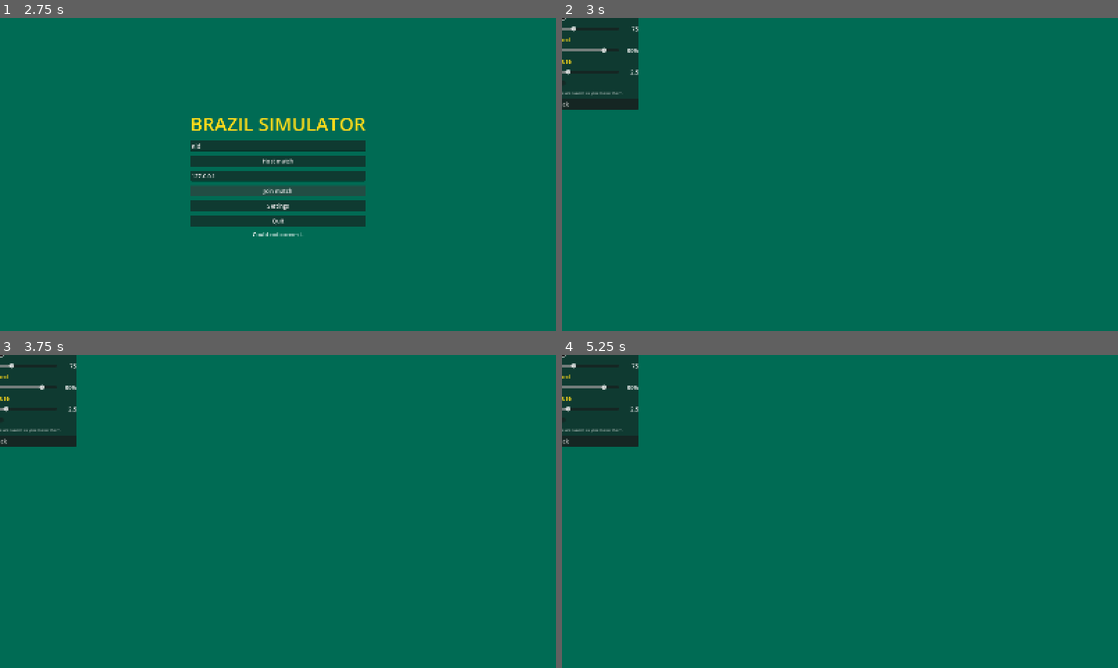
Above: before the commit, frames 1-4 (two rows, left to right).
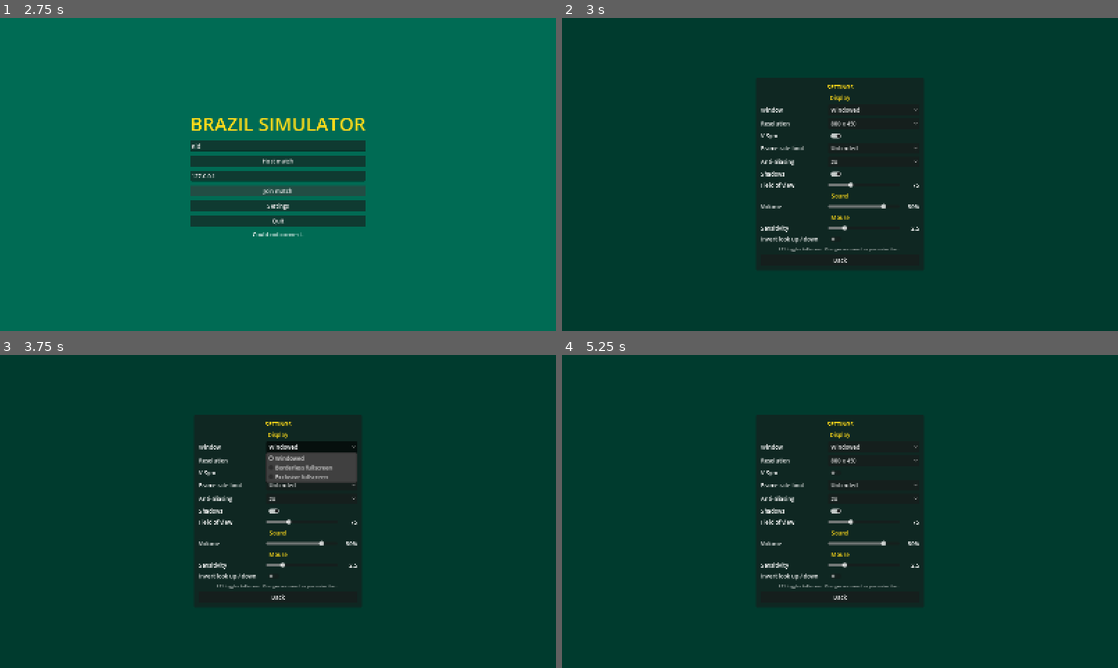
Above: after the commit, the same moments.

Repository: harrisontolley/brazilsimulator
Game: Godot game, scene res://scenes/main_menu.tscn
The game is run twice, just before and just after one commit, with the same random seed, the same clock (stepped at 60 frames per second) and the same inputs.
Inputs (mouse positions are in pixels of both pictures, inside the frame that each line leads up to):
- Up to frame 1 (2.75 s): tap Enter at 0.5 s; move the mouse to (400, 158) at 0.52 s; hold D (move_right) 0.53-1.25 s; hold Right mouse button (aim) 0.53-1.25 s; click (400, 158) at 0.67 s; tap Space (jump) at 0.77, 1.07 s; click "Host match" at 1.25 s; click "Join match" at 2 s
- Up to frame 2 (3 s): click "Settings" at 2.75 s
- Up to frame 3 (3.75 s): click (311, 445) at 3.5 s, where only the run after the commit has a clickable "Windowed"
- Up to frame 4 (5.25 s): click (873, 461) at 4.25 s, where only the run after the commit has a clickable "800 x 450"; click (834, 473) at 5.02 s

Frame 1 is identical in both runs. In frame 2, 96% of the frame differs, in the area x 0-100%, y 0-100%; in frame 3, 96%; in frame 4, 96%.

Commit message:
Settings panel centred on screen and scrollable, not stuck in the top-left corner
Co-Authored-By: Claude Opus 5.5 <noreply@anthropic.com>

Diff:
--- a/scenes/game.gd
+++ b/scenes/game.gd
@@ -667,11 +667,23 @@
 			var quiet: bool = absf(db_to_linear(AudioServer.get_bus_volume_db(0)) - 0.3) < 0.01
 			hud.open_pause()
 			await get_tree().process_frame
+			await get_tree().process_frame
 			var rows: int = hud._menu._list.get_child_count()
+			# In the middle of the window and wholly inside it, at this size and a small one.
+			var fits := true
+			for win in [Vector2i(1600, 900), Vector2i(800, 480)]:
+				get_window().size = win
+				get_window().content_scale_size = Vector2i.ZERO
+				await get_tree().process_frame
+				await get_tree().process_frame
+				var view: Rect2 = hud._menu.get_viewport_rect()
+				var box: Rect2 = hud._menu._panel.get_global_rect()
+				fits = fits and view.encloses(box) and box.get_center().distance_to(view.get_center()) < 4.0 and box.size.y > 150.0
+				print("dbg window %s view %s panel %s" % [win, view, box])
 			hud.close_pause()
 			DirAccess.remove_absolute(ProjectSettings.globalize_path(Settings.path))
 			Settings._scripted = true
-			debug_result("settings", kept and quiet and rows > 12 and not hud.menu_open, "kept %s volume applied %s menu rows %d" % [kept, quiet, rows])
+			debug_result("settings", kept and quiet and rows > 12 and fits and not hud.menu_open, "kept %s volume applied %s menu rows %d centred and on screen %s" % [kept, quiet, rows, fits])
 		"crouch":
 			local_player.global_position = Vector3(-20, 0.2, 45)
 			Input.action_press("crouch")
--- a/scenes/ui/settings_menu.gd
+++ b/scenes/ui/settings_menu.gd
@@ -1,4 +1,4 @@
-extends PanelContainer
+extends Control
 ## The settings panel, built in code like the rest of the interface. Shown from the main menu
 ## and, in a match, from the pause menu on Esc. Every control writes straight through to
 ## Settings, which applies and saves it: there is no Apply button to forget.
@@ -9,16 +9,37 @@
 var in_game := false
 
 var _list: VBoxContainer
+var _panel: PanelContainer
+var _scroll: ScrollContainer
 
 
 func _ready() -> void:
-	set_anchors_preset(Control.PRESET_CENTER)
-	grow_horizontal = Control.GROW_DIRECTION_BOTH
-	grow_vertical = Control.GROW_DIRECTION_BOTH
+	# Fills the screen and dims it; the panel sits in the middle of that whatever the window
+	# size, and scrolls rather than run off the edge of a small one.
+	set_anchors_and_offsets_preset(Control.PRESET_FULL_RECT)
+	var dim := ColorRect.new()
+	dim.color = Color(0, 0, 0, 0.45)
+	dim.set_anchors_and_offsets_preset(Control.PRESET_FULL_RECT)
+	add_child(dim)
+	var centre := CenterContainer.new()
+	centre.set_anchors_and_offsets_preset(Control.PRESET_FULL_RECT)
+	add_child(centre)
+	_panel = PanelContainer.new()
+	centre.add_child(_panel)
+	var pad := MarginContainer.new()
+	for side in ["left", "right", "top", "bottom"]:
+		pad.add_theme_constant_override("margin_" + side, 14)
+	_panel.add_child(pad)
+	_scroll = ScrollContainer.new()
+	_scroll.horizontal_scroll_mode = ScrollContainer.SCROLL_MODE_DISABLED
+	pad.add_child(_scroll)
 	_list = VBoxContainer.new()
 	_list.custom_minimum_size.x = 440
+	_list.size_flags_horizontal = Control.SIZE_EXPAND_FILL
 	_list.add_theme_constant_override("separation", 8)
-	add_child(_list)
+	_scroll.add_child(_list)
+	get_viewport().size_changed.connect(_fit)
+	_fit.call_deferred()
 
 	_heading("PAUSED" if in_game else "SETTINGS")
 	if in_game:
@@ -85,6 +106,12 @@
 		_button("Back", func(): closed.emit())
 
 
+## Sizes the scrolling part to its contents, or to what the window has room for.
+func _fit() -> void:
+	var room: float = get_viewport_rect().size.y - 90.0
+	_scroll.custom_minimum_size = Vector2(456, minf(_list.get_combined_minimum_size().y, maxf(room, 160.0)))
+
+
 func _heading(text: String) -> void:
 	var l := Label.new()
 	l.text = text
